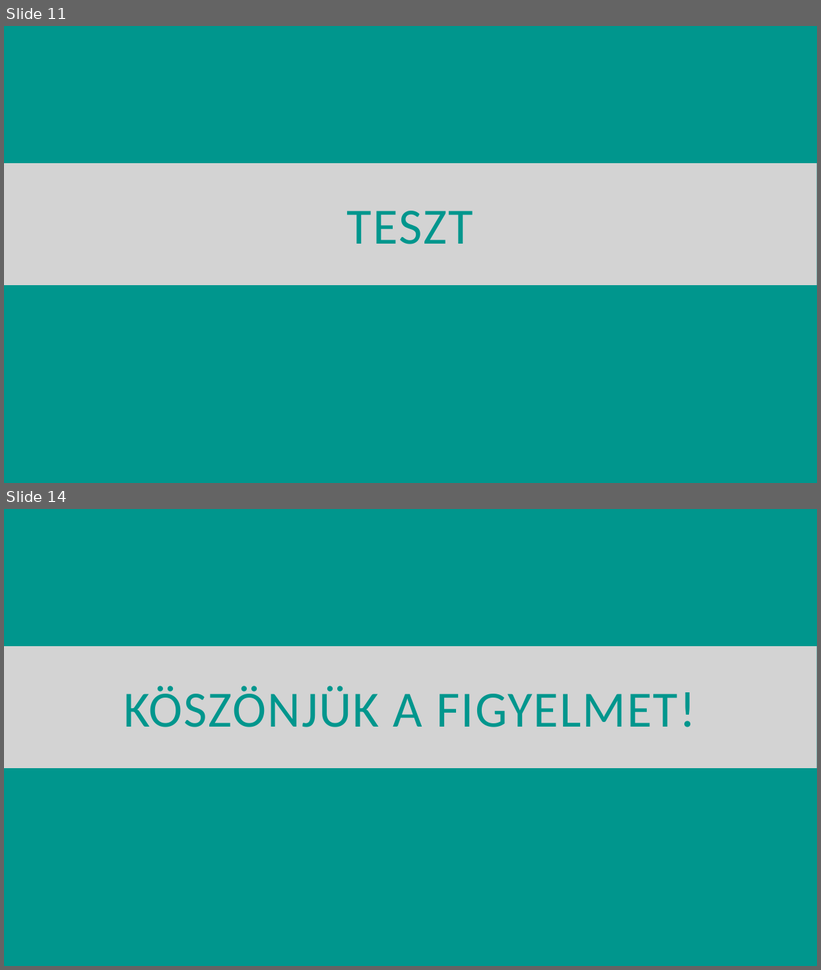
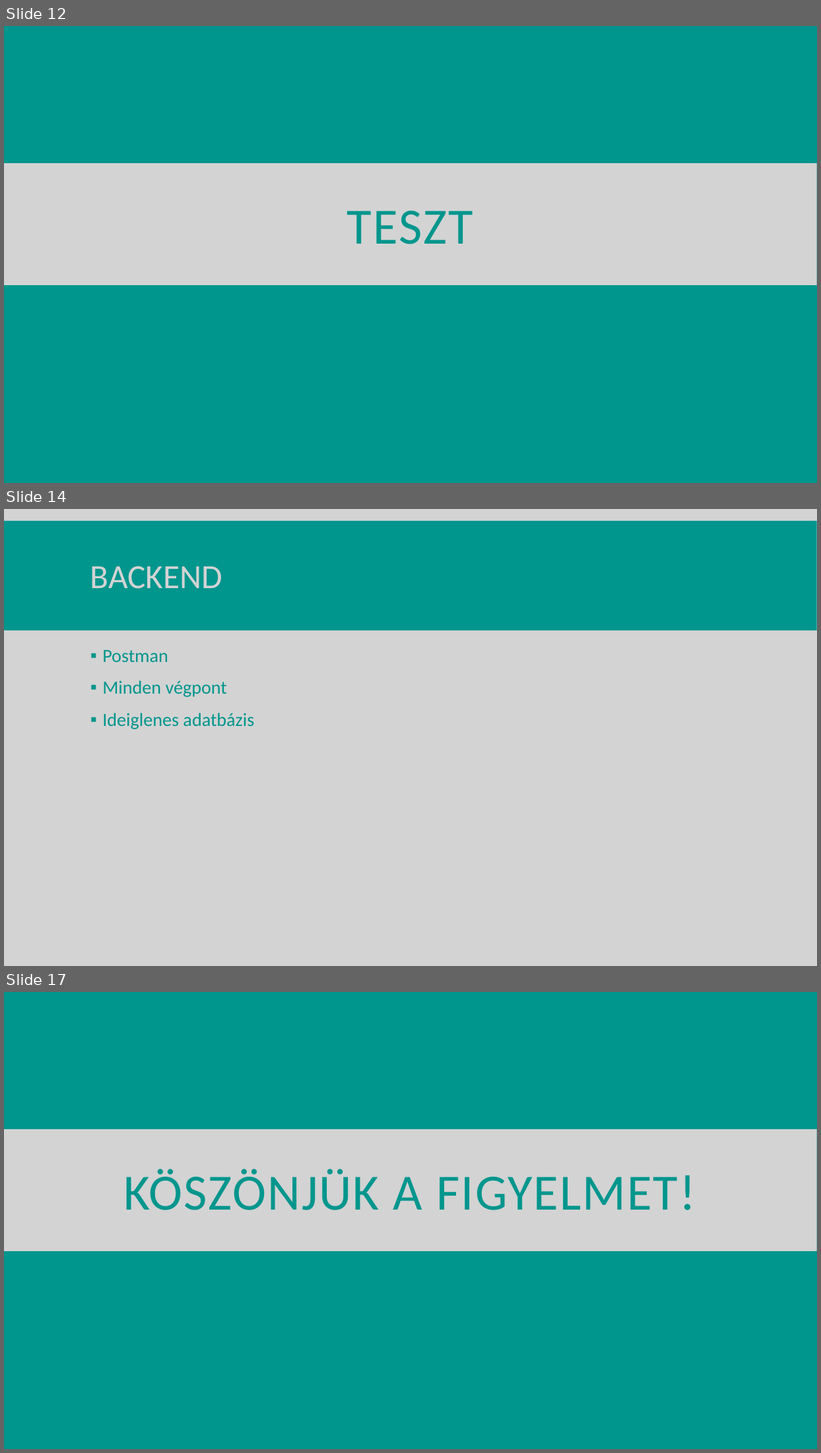
Before and after one commit to Decse1/13_S1_7_vizsgaremek, a slide deck: szerkesztendo_dokumentumok/prezentacio_REKA.pptx. Shown one above the other, each under a label of ours: slides 11 and 14 before the commit, slides 12, 14 and 17 after it; the slides between them are not shown. The pictures are 821x970 and 821x1453 pixels, drawn with LibreOffice and Linux fonts; fonts in the diff are those of the drawing. Boxes give left, top, right and bottom in pixels: in the first picture for what was removed or moved away, otherwise in the second. Text is boxed around its words. In the diff, an @@ line names an element or a change of style, - is before the commit and + after.

```diff
--- a/szerkesztendo_dokumentumok/prezentacio_REKA.pptx
+++ b/szerkesztendo_dokumentumok/prezentacio_REKA.pptx
@@ slide 14 added at bbox=[4, 509, 817, 966], background #D3D3D3 @@
@@ rectangle added at bbox=[4, 521, 817, 630], fill #00968D @@
@@ title added at bbox=[90, 566, 222, 589], 40 pt, text #D3D3D3 @@
+BACKEND
@@ text added at bbox=[102, 650, 254, 729], 22 pt, text #00968D @@
+▪ Postman
+▪ Minden végpont
+▪ Ideiglenes adatbázis
@@ what was slide 11 is now slide 12 @@
@@ what was slide 14 is now slide 17 @@
```
Also in this commit, not shown: 3 slides changed, 6 other slides added, 3 slides removed.
